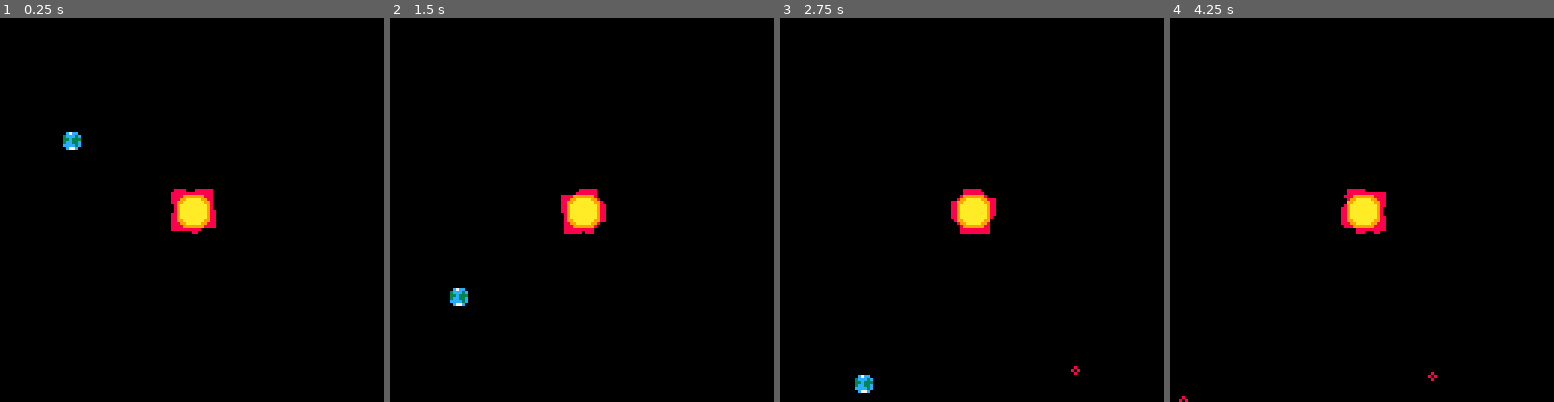
Above: before the commit, frames 1-4 (left to right).
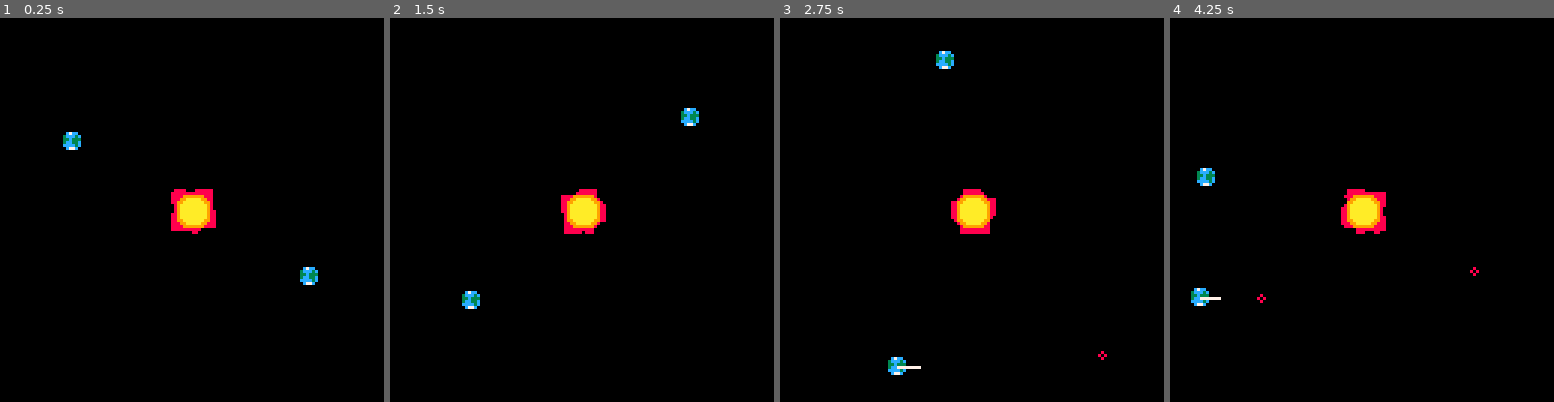
Above: after the commit, the same moments.

Repository: felix-berg/kjam
Game: PICO-8 cartridge proofofconcept.p8
Same seed, same stepped clock (60 frames per second), same inputs: the game is played once before the commit and once after it.
Inputs:
- Up to frame 1 (0.25 s): no input
- Up to frame 2 (1.5 s): tap X (X key) at 0.33, 1.07 s; tap O (Z key) at 0.7 s
- Up to frame 3 (2.75 s): hold Right 1.6-2.1 s; tap O (Z key) at 1.7, 2.1, 2.5 s; tap X (X key) at 1.85 s; hold Up 2.15-2.42 s; hold Right from 2.47 s (still down)
- Up to frame 4 (4.25 s): tap O (Z key) every 0.4 s from 2.9 to 4.1 s; tap X (X key) at 2.97, 4.08 s; release Right at 3.03 s; hold Left 3.08-3.58 s; hold Down 3.63-3.97 s; hold Right from 4.02 s (still down)

The runs differ from the first frame. In frame 1, 0.2% of the frame differs, in the area x 78-83%, y 64-70%; in frame 2, 0.5%; in frame 3, 0.7%, in the area x 19-86%, y 8-98%; in frame 4, 0.5%.

Commit message:
replaced btnp, removed static_bodies for flag

Diff:
--- a/body.lua
+++ b/body.lua
@@ -7,14 +7,15 @@
 local bodymt = {}
 bodymt.__index = bodymt
 
-function make_body(pos, vel, mass, radius, type)
+function make_body(pos, vel, mass, radius, type, is_static)
     local sb = {
         pos = pos,
         vel = vel,
         acc = makevec2d(0, 0),
         mass = mass,
         radius = radius,
-        type = type
+        type = type,
+        is_static = is_static
     }
 
     setmetatable(sb, bodymt)
@@ -37,9 +38,12 @@
     self.acc:set(0, 0)
 end
 
+local gravity_range = 100
 function bodymt:attract_to(body)
+    local d = body.pos - self.pos
+    if d:sizesq() > gravity_range * gravity_range then return end
+
     local f = attraction_force(self.pos, self.mass, body.pos, body.mass)
-    local d = body.pos - self.pos
     d:set_size(f)
     self:add_force(d)
 end
--- a/proofofconcept.p8
+++ b/proofofconcept.p8
@@ -16,7 +16,6 @@
 end
 
 -- physics entities
-local static_bodies = {}
 local bodies = {}
 
 -- objects with references to physics bodies
@@ -26,7 +25,7 @@
 local projectile_mass = 0.15
 local projectile_radius = 0.2
 function add_projectile(pos, vel)
-    local p = make_body(pos, vel, projectile_mass, projectile_radius, PROJECTILE)
+    local p = make_body(pos, vel, projectile_mass, projectile_radius, PROJECTILE, false)
     add(bodies, p)
     add(projectiles, {
         body = p
@@ -51,17 +50,31 @@
 local player_mass = 4
 local player_radius = 0.32
 function add_player(pos, vel, playeridx)
-    local body = make_body(pos, vel, player_mass, player_radius, PLANET)
+    local body = make_body(pos, vel, player_mass, player_radius, PLANET, false)
     add(players, {
         body = body,
         index = playeridx,
-        controldir = makevec2d(0, 0)
+        controldir = makevec2d(0, 0),
+        xdown = false
     })
     add(bodies, body)
 end
 
+function x_just_pressed(player)
+    if btn(controls.x, player.index) then
+        if player.xdown then return false
+        else
+            player.xdown = true
+            return true
+        end
+    else
+        player.xdown = false
+        return false
+    end
+end
+
 local recoil_strength = 1200
-local
+local shoot_strength = 10
 function shoot_projectile(player, shootdir)
     if (shootdir.x == 0 and shootdir.y == 0) return
 
@@ -69,13 +82,13 @@
     body:add_force(shootdir * (-1200))
     -- offset projectile position by player radius in the shooting direction
     local proj_pos = body.pos + shootdir:unit() * (body.radius * 2.01)
-    add_projectile(proj_pos, body.vel + shootdir * 10)
+    add_projectile(proj_pos, body.vel + shootdir * shoot_strength)
 end
 
 function update_player_controls()
     for _, player in ipairs(players) do
         player.controldir = gamepad_dir(player.index)
-        if btnp(controls.x, player.index) then
+        if x_just_pressed(player) then
             shoot_projectile(player, player.controldir)
         end
     end
@@ -87,28 +100,32 @@
     0
 )
 
-add(static_bodies, make_body(
+add_player(
+    makevec2d(4, 4),
+    makevec2d(4, -4),
+    1
+)
+
+add(bodies, make_body(
     makevec2d(0, 0),
     makevec2d(0, 0),
-    16, 0.8, SUN))
+    16, 0.8, SUN, true))
 
 local dt = 1 / 60
 function update_bodies()
     -- dynamic bodies attract to static bodies and each other
     for _, body in ipairs(bodies) do
-        for _, static_body in ipairs(static_bodies) do
-            body:attract_to(static_body)
-        end
-
-        for _, other in ipairs(bodies) do
-            if body != other then
-                body:attract_to(other)
+        if not body.is_static then
+            for _, other in ipairs(bodies) do
+                if body != other then
+                    body:attract_to(other)
+                end
             end
         end
     end
 
     for _, body in ipairs(bodies) do
-        body:update(dt)
+        if (not body.is_static) body:update(dt)
     end
 end
 
@@ -145,27 +162,24 @@
     fillp()
     palt(0, true)
 
-    for _, v in ipairs(bodies) do
-        local s = screen_space(v.pos)
-        local r = screen_space(v.radius)
-        if v.type == PLANET then
+    for _, body in ipairs(bodies) do
+        local s = screen_space(body.pos)
+        local r = screen_space(body.radius)
+        if body.type == PLANET then
             spr(1, s.x - 4, s.y - 4)
-        elseif v.type == SUN then
+        elseif body.type == SUN then
             draw_sun(s.x, s.y)
         else
             circ(s.x, s.y, r)
         end
     end
 
-    for _, v in ipairs(static_bodies) do
-        local s = screen_space(v.pos)
-        local r = screen_space(v.radius)
-        if v.type == SUN then
-            draw_sun(s.x, s.y)
-        else
-            circ(s.x, s.y, r)
-        end
-
+    for _, player in ipairs(players) do
+        if player.controldir.x != 0 or player.controldir.y != 0 then
+            local s = screen_space(player.body.pos)
+            local d = screen_space(player.controldir * 0.8)
+            line(s.x, s.y, s.x + d.x, s.y + d.y, 7)
+        end
     end
 end
 
